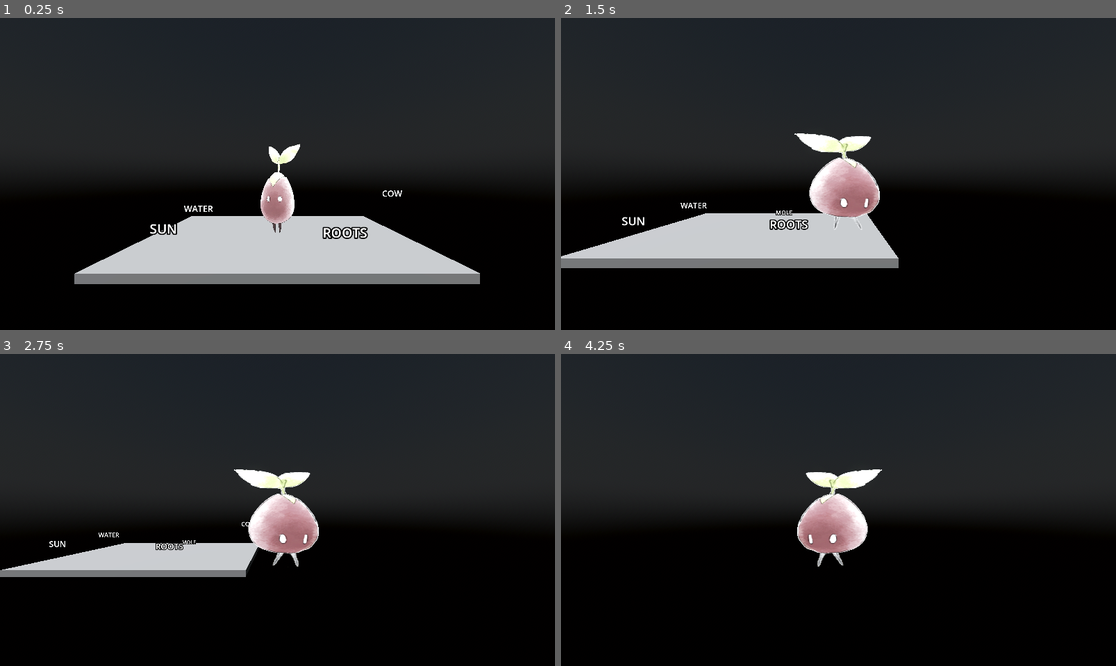
Above: before the commit, frames 1-4 (two rows, left to right).
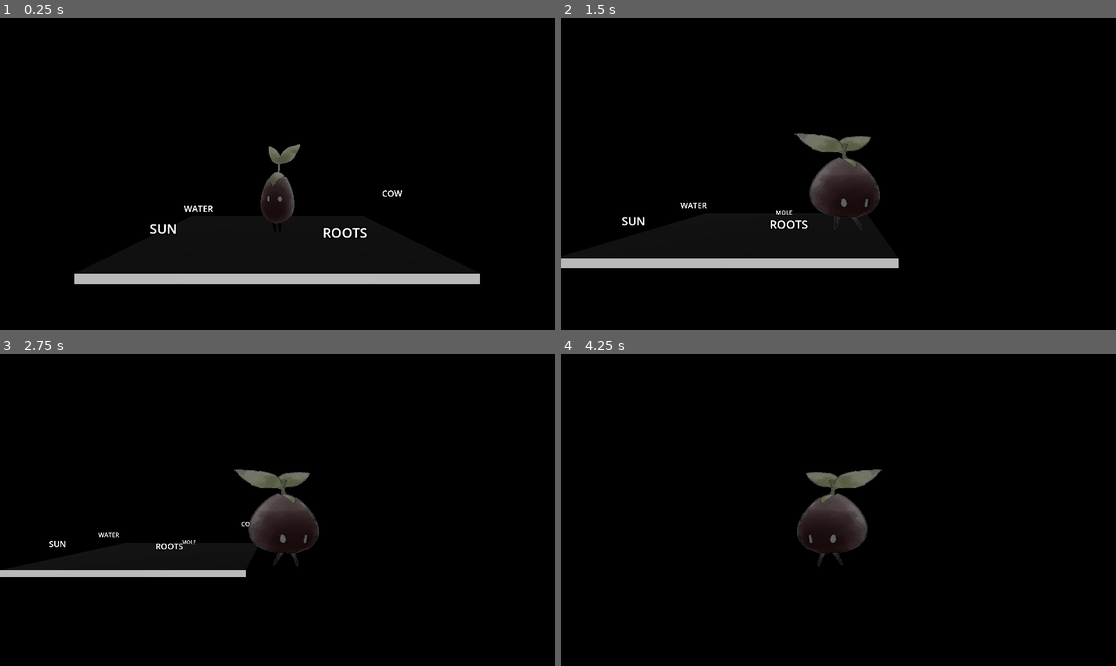
Above: after the commit, the same moments.

Repository: jxarco/ggj23
Game: Godot game, scene res://Scene.tscn
Two runs of this game, one before a commit and one after it. Both use one fixed random seed, a clock stepped at 60 frames per second and the inputs below.
Inputs:
- Up to frame 1 (0.25 s): no input
- Up to frame 2 (1.5 s): hold D (Right) 0.53-1.28 s; hold E (Interact) 0.53-1.28 s; hold S (Down) from 1.28 s (still down); tap E (Interact) at 1.35 s
- Up to frame 3 (2.75 s): release S (Down) at 2.03 s; hold D (Right) from 2.03 s (still down); hold E (Interact) from 2.03 s (still down)
- Up to frame 4 (4.25 s): release D (Right) at 2.78 s; release E (Interact) at 2.78 s; hold W (Up) 2.78-3.53 s; tap E (Interact) at 2.85 s; hold A (Left) from 3.53 s (still down); hold E (Interact) from 3.53 s (still down)

The runs differ from the first frame. In frame 1, 63% of the frame differs, in the area x 0-100%, y 0-86%; in frame 2, 60%; in frame 3, 56%; in frame 4, 52%.

Commit message:
sun is up implemented

Diff:
--- a/Player.gd
+++ b/Player.gd
@@ -12,8 +12,12 @@
 func _ready():
 	pass
 
-func _process(_delta):
-	pass
+func _process(delta):
+
+	if state.sunIsUp and $"../DirectionalLight3D".rotation.x > -PI*0.5:
+		var angle = move_toward($"../DirectionalLight3D".rotation.x, -PI*0.5, delta*0.1)
+		$"../DirectionalLight3D".rotation.x = angle
+
 
 func _input(event):
 	if event.is_action_pressed("Interact"):
--- a/Scene.tscn
+++ b/Scene.tscn
@@ -25,7 +25,7 @@
 script = ExtResource("1_84ysa")
 
 [node name="DirectionalLight3D" type="DirectionalLight3D" parent="."]
-transform = Transform3D(-0.999767, -0.0183974, 0.011313, 0.0159998, -0.279063, 0.96014, -0.0145071, 0.960097, 0.279292, -0.0158203, -0.0790607, 0.0389924)
+transform = Transform3D(1, 0, 0, 0, 0.999848, 0.0174524, 0, -0.0174524, 0.999848, -0.0158203, -0.0790607, 0.0389924)
 shadow_enabled = true
 
 [node name="WorldEnvironment" type="WorldEnvironment" parent="."]
